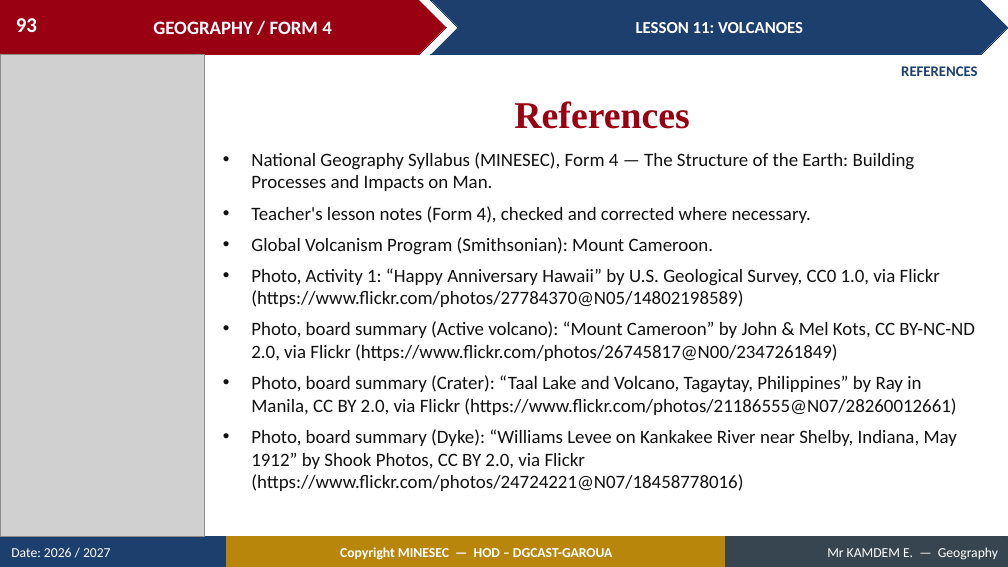
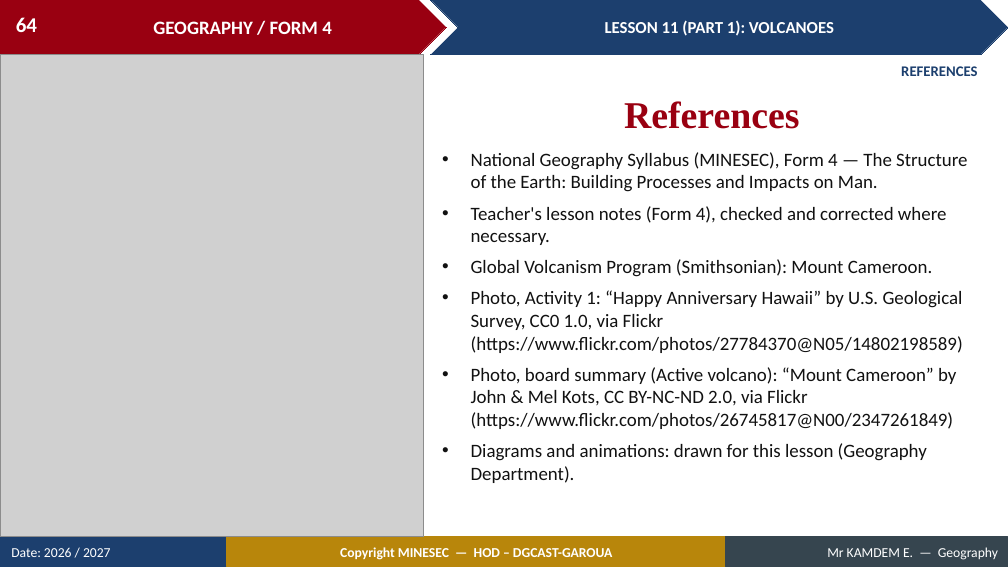
Before and after one commit to Berthautk/linea-github, a slide deck: slide 64 of lecons/F3/14_FORM4_LESSON11_Volcanoes.pptx (slide 93 before the commit). Drawn at 1008x567 pixels with LibreOffice and Linux fonts; fonts in the diff are those of the drawing; grey boxes stand for pictures. Boxes give left, top, right and bottom in pixels: in the first picture for what was removed or moved away, otherwise in the second. Text is boxed around its words. In the diff, an @@ line names an element or a change of style, - is before the commit and + after.

```diff
--- a/lecons/F3/14_FORM4_LESSON11_Volcanoes.pptx
+++ b/lecons/F3/14_FORM4_LESSON11_Volcanoes.pptx
@@ page number at <box>16,17,37,32</box>: text changed @@
-93
+64
@@ text in chevron at <box>605,20,834,36</box>: text changed @@
-LESSON 11: VOLCANOES
+LESSON 11 (PART 1): VOLCANOES
@@ picture: place and size @@
-picture at <box>0,54,204,537</box>
+picture at <box>0,54,423,537</box>
@@ text "References": place and size @@
-text "References" at <box>514,101,689,129</box>
+text "References" at <box>624,101,799,129</box>
@@ text "National Geography Syllabus (MINESEC), Form ...": place and size @@
-text "National Geography Syllabus (MINESEC), Form ..." at <box>251,152,975,491</box>
+text "National Geography Syllabus (MINESEC), Form ..." at <box>471,152,967,483</box>
@@ text at <box>471,443,927,483</box>: text changed @@
-• Photo, board summary (Crater): “Taal Lake and Volcano, Tagaytay, Philippines” by Ray in Manila, CC BY 2.0, via Flickr (https://www.flickr.com/photos/21186555@N07/28260012661)
-• Photo, board summary (Dyke): “Williams Levee on Kankakee River near Shelby, Indiana, May 1912” by Shook Photos, CC BY 2.0, via Flickr (https://www.flickr.com/photos/24724221@N07/18458778016)
+• Diagrams and animations: drawn for this lesson (Geography Department).
```
Also in this commit, not shown: 62 other slides changed, 1 slide added, 31 slides removed, 13 other files.
